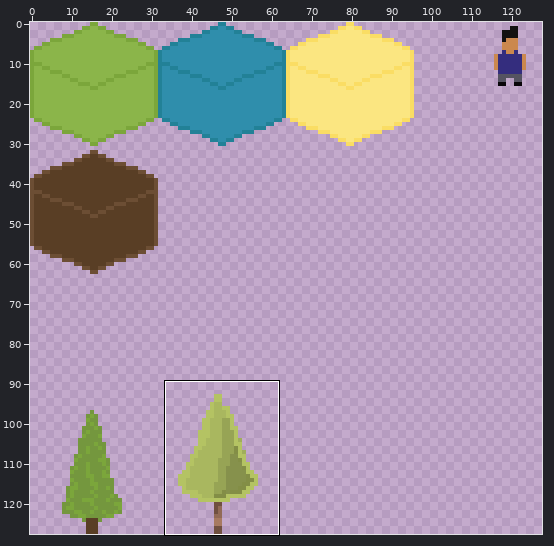
A sprite sheet gets an edit: src/resources/textures/tiles-textures.png. Above, an overview of the earlier version with the close-up marked.
Close-up. Old version:
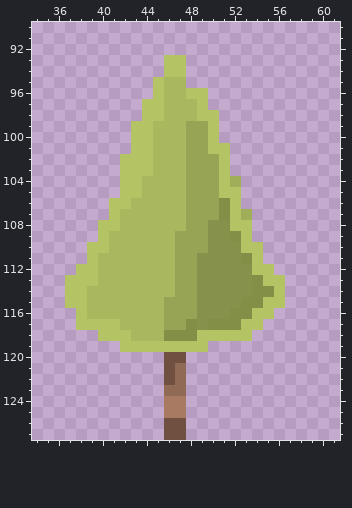
The file is 128x128 pixels. Colours within 5 levels of each other are drawn and written as one. Shown: x 34..61, y 90..127.
After:
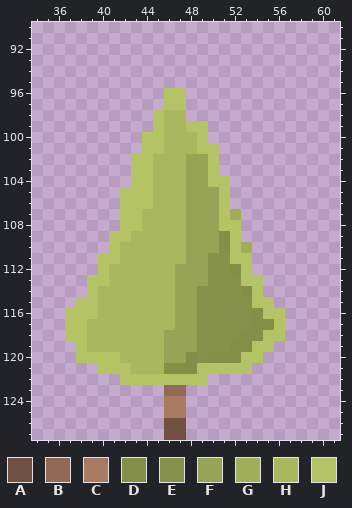
Palette (. is transparent): A #705040  B #916a55  C #a77a61  D #838e46  E #86914c  F #97a455  G #a0ae5a  H #a9b75f  J #b4c363
The edit:
y 93..94: x 46..47 JJ -> ..
y 95: x 45..47 JHH -> ...
y 96: x 45..49 JHHJJ -> .JJ..
y 97: x 44..49 JJHHHJ -> ..JJ..
y 98: x 44 J -> .; x 48..50 HJJ -> ...
y 99: x 43..45 JJH -> ..J; x 48..50 FFJ -> JJ.
y 100: x 43 J -> .; x 45 H -> J; x 48..50 FFJ -> HJ.
y 101: x 43 J -> .; x 45 H -> J; x 48..49 FF -> HJ; x 51 J -> .
y 102..103: x 42 J -> .; x 50..51 FJ -> J.
y 104: x 42 J -> .; x 44 H -> J; x 50 F -> J; x 52 G -> .
y 105: x 44 H -> J; x 52 J -> .
y 106: x 41 J -> .; x 43..44 HH -> JJ; x 51..52 DJ -> J.
y 107: x 41..43 JHH -> .JJ; x 51..53 DJG -> JG.
y 108: x 40..43 JJHH -> ..JJ; x 50..51 EE -> FJ; x 53 J -> .
y 109: x 40..42 JHH -> .JJ; x 47 F -> H; x 50..53 EEDJ -> FDJ.
y 110: x 39..41 JJH -> ..J; x 47 F -> H; x 50..54 EEEJJ -> FDJG.
y 111: x 39..41 JHH -> .JJ; x 47 F -> H; x 49 E -> F; x 52..54 EDJ -> JJ.
y 112: x 38..40 JJH -> ..J; x 49 E -> F; x 52..55 EEJJ -> DJ..
y 113: x 37..38 JJ -> ..; x 40 H -> J; x 49 E -> F; x 53..56 EDJJ -> JJ..
y 114: x 37..39 JJH -> ..J; x 53..56 EDDJ -> DJ..
y 115: x 37 J -> .; x 39 H -> J; x 46 F -> H; x 53..54 DD -> EJ; x 56 J -> .
y 116: x 37 . -> J; x 39 H -> J; x 46 F -> H; x 52..54 DDJ -> EED; x 56 . -> J
y 117: x 37 . -> J; x 39..41 JJJ -> HHH; x 46 F -> H; x 48 D -> F; x 50..56 DDDJJ.. -> EEEEDDJ
y 118: x 37..42 ...JJJ -> JJHHHH; x 46..56 DDDJJJJJ... -> FFFEEEEDDJJ
y 119: x 38..55 ....JJJJJJJJ...... -> JHHHHHHHFFFEEEDDJJ
y 120: x 38..54 ........AA....... -> JJJJHHHHFFDEDDDJJ
y 121: x 40..53 ......AB...... -> JJJHHHDDDJJJJJ
y 122: x 42..49 ....AB.. -> JJJJJJJJ
Changed places in both close-ups, as pixel boxes (x1, y1, x2, y2):
changed: (65, 55, 285, 385)
